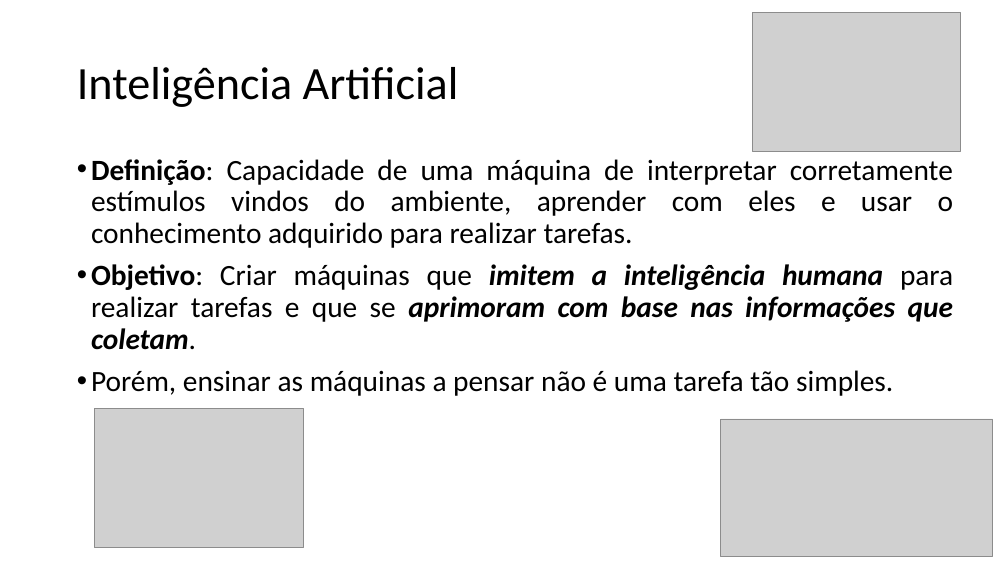
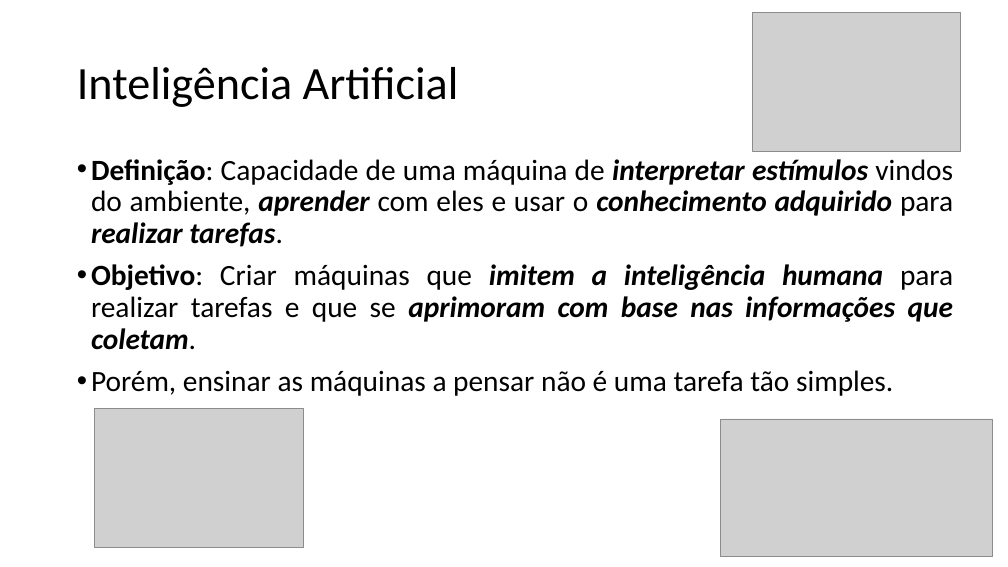
Before and after one commit to zz4fap/t319_aprendizado_de_maquina, a slide deck: slide 7 of slides/T319_Introdução.pptx. Drawn at 1008x567 pixels with LibreOffice and Linux fonts; fonts in the diff are those of the drawing; grey boxes stand for pictures. Boxes give left, top, right and bottom in pixels: in the first picture for what was removed or moved away, otherwise in the second. Text is boxed around its words. In the diff, an @@ line names an element or a change of style, - is before the commit and + after.

```diff
--- a/slides/T319_Introdução.pptx
+++ b/slides/T319_Introdução.pptx
@@ text at (x1=91, y1=159, x2=953, y2=247): text changed; bold on @@
-• Definição: Capacidade de uma máquina de interpretar corretamente estímulos vindos do ambiente, aprender com eles e usar o conhecimento adquirido para realizar tarefas.
+• Definição: Capacidade de uma máquina de interpretar estímulos vindos do ambiente, aprender com eles e usar o conhecimento adquirido para realizar tarefas.
```
Also in this commit, not shown: 17 other slides changed, 1 other file.
